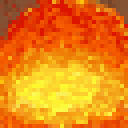
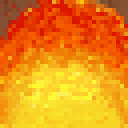
Layered file, before and after one edit (128 × 128). Changes by layer:
painted on "Explosion_Up" over [0, 64, 128, 128]
